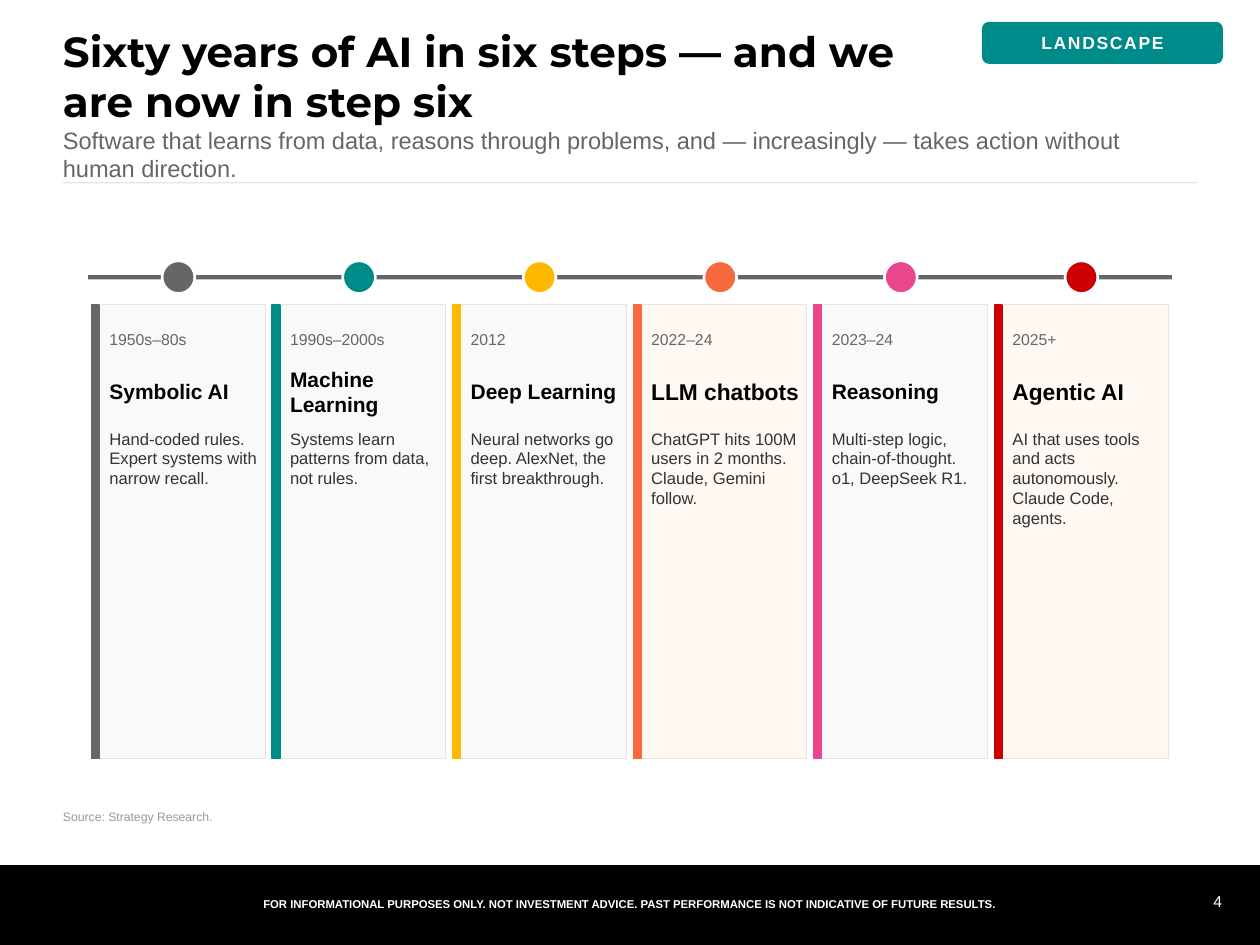
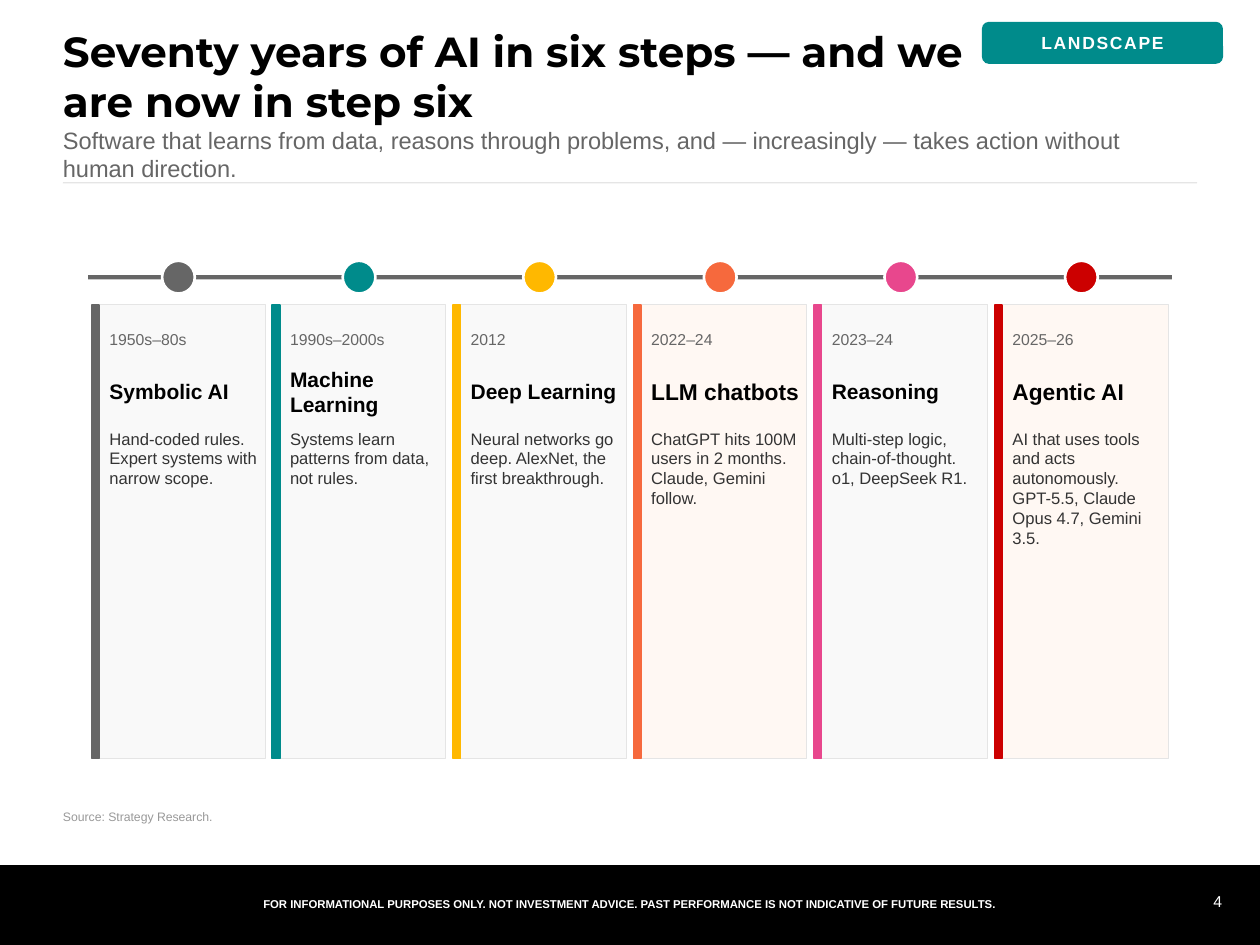
Before and after one commit to samuelcmcclellan-cell/ai-markets-deck, a slide deck: slide 4 of ai-markets-deck.pptx. Drawn at 1260x945 pixels with LibreOffice and Linux fonts; fonts in the diff are those of the drawing. Boxes give left, top, right and bottom in pixels: in the first picture for what was removed or moved away, otherwise in the second. Text is boxed around its words. In the diff, an @@ line names an element or a change of style, - is before the commit and + after.

```diff
--- a/ai-markets-deck.pptx
+++ b/ai-markets-deck.pptx
@@ text at (63,34,962,125): text changed @@
-Sixty years of AI in six steps — and we are now in step six
+Seventy years of AI in six steps — and we are now in step six
@@ text at (1012,334,1073,345): text changed @@
-2025+
+2025–26
@@ text at (109,433,257,488): text changed @@
-Hand-coded rules. Expert systems with narrow recall.
+Hand-coded rules. Expert systems with narrow scope.
@@ text at (1012,433,1142,544): text changed @@
-AI that uses tools and acts autonomously. Claude Code, agents.
+AI that uses tools and acts autonomously. GPT-5.5, Claude Opus 4.7, Gemini 3.5.
```
Also in this commit, not shown: 19 other slides changed, 2 slides added, 1 slide removed, 42 other files.
